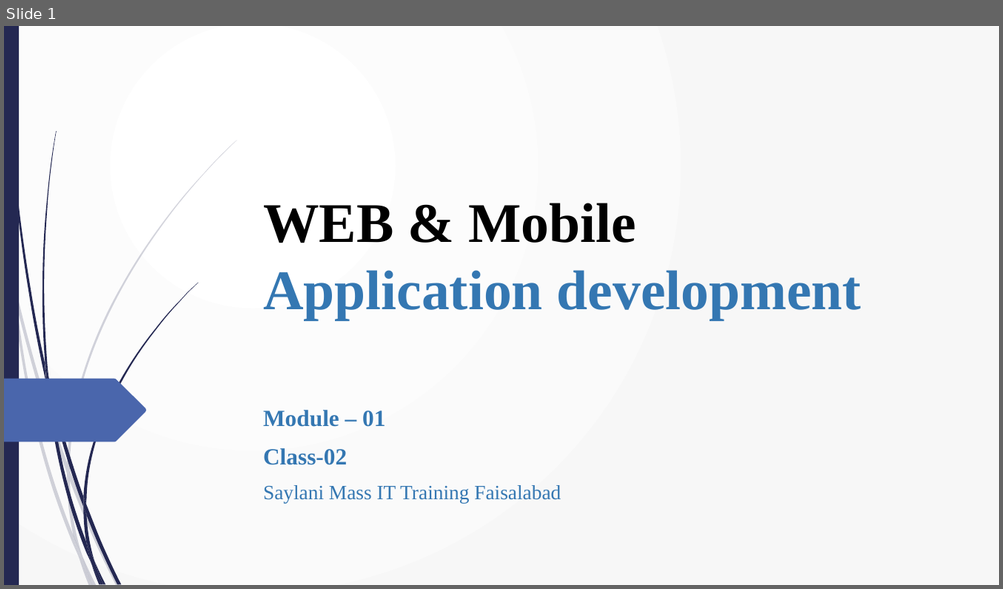
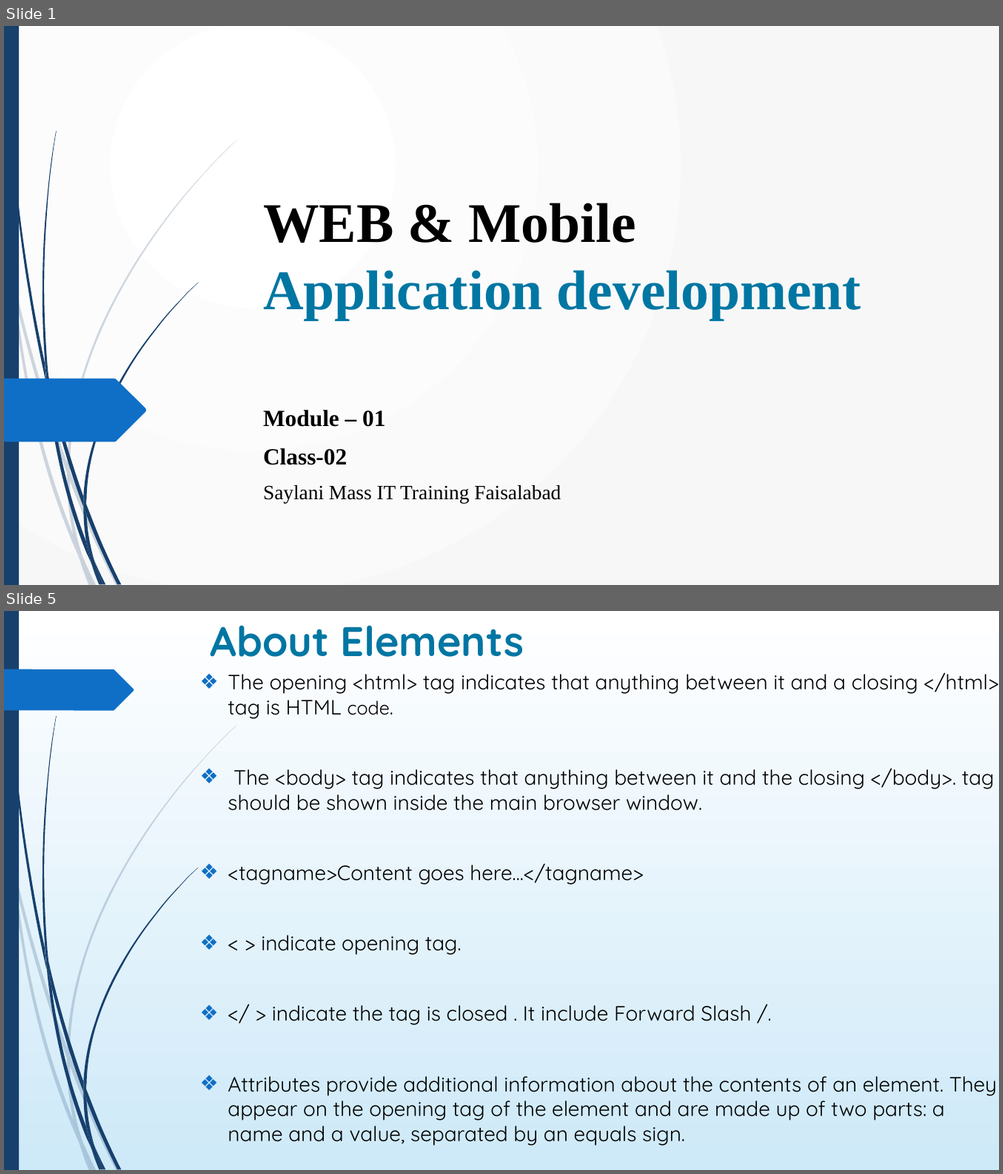
Before and after one commit to umairazmat/SMIT-WMA-6-A, a slide deck: Presentations/HTML Class 02.pptx. Shown one above the other, each under a label of ours: slide 1 before the commit, slides 1 and 5 after it; the slides between them are not shown. The pictures are 1003x589 and 1003x1174 pixels, drawn with LibreOffice and Linux fonts; fonts in the diff are those of the drawing. Boxes give left, top, right and bottom in pixels: in the first picture for what was removed or moved away, otherwise in the second. Text is boxed around its words. In the diff, an @@ line names an element or a change of style, - is before the commit and + after.

Commit message:
class 04

```diff
--- a/Presentations/HTML Class 02.pptx
+++ b/Presentations/HTML Class 02.pptx
@@ slide 5 added at (4, 611, 999, 1170), background gradient #FFFFFF to #CEEAF9; not listed: 23 template elements that a slide beside it also shows @@
@@ title added at (210, 625, 523, 657), 40 pt, text #0076A3, bold @@
+About Elements
@@ freeform shape added at (4, 669, 134, 710), fill #0F6FC6 @@
@@ text added at (227, 672, 999, 1146), 20 pt, text #000000 @@
+❖ The opening <html> tag indicates that anything between it and a closing </html> tag is HTML code.
+❖ The <body> tag indicates that anything between it and the closing </body>. tag should be shown inside the main browser window.
+❖ <tagname>Content goes here...</tagname>
+❖ < > indicate opening tag.
+❖ </ > indicate the tag is closed . It include Forward Slash /.
+❖ Attributes provide additional information about the contents of an element. They appear on the opening tag of the element and are made up of two parts: a name and a value, separated by an equals sign.
@@ slide 1 changed as well @@
@@ title "WEB & Mobile Application development" at (263, 203, 861, 321): text colour #3477B2 to #0076A3 in "Application development" @@
@@ fill #242852 to #17406D in 13 elements at (6, 26, 46, 385), (48, 378, 83, 507), (86, 504, 121, 585), (46, 382, 91, 565), (95, 562, 106, 585), (45, 361, 52, 403), (83, 283, 198, 504), (91, 565, 101, 585), (83, 507, 94, 562), (83, 497, 86, 515), (86, 542, 103, 585), (4, 26, 19, 585), (42, 131, 57, 378) @@
@@ freeform shape at (4, 379, 147, 443): fill #4A66AC to #0F6FC6 @@
@@ subtitle "Module – 01" at (263, 410, 560, 503): text colour #3477B2 to #000000 @@
@@ fill #242852 at 20% opacity to #17406D at 20% opacity in 10 elements at (4, 236, 12, 287), (14, 284, 68, 473), (70, 471, 119, 585), (82, 557, 96, 585), (12, 287, 79, 559), (67, 473, 82, 557), (68, 140, 237, 471), (79, 559, 93, 585), (67, 463, 70, 481), (74, 536, 93, 585) @@
```
Also in this commit, not shown: 1 other slide changed, 5 other slides added, 5 slides removed, 10 other files.
